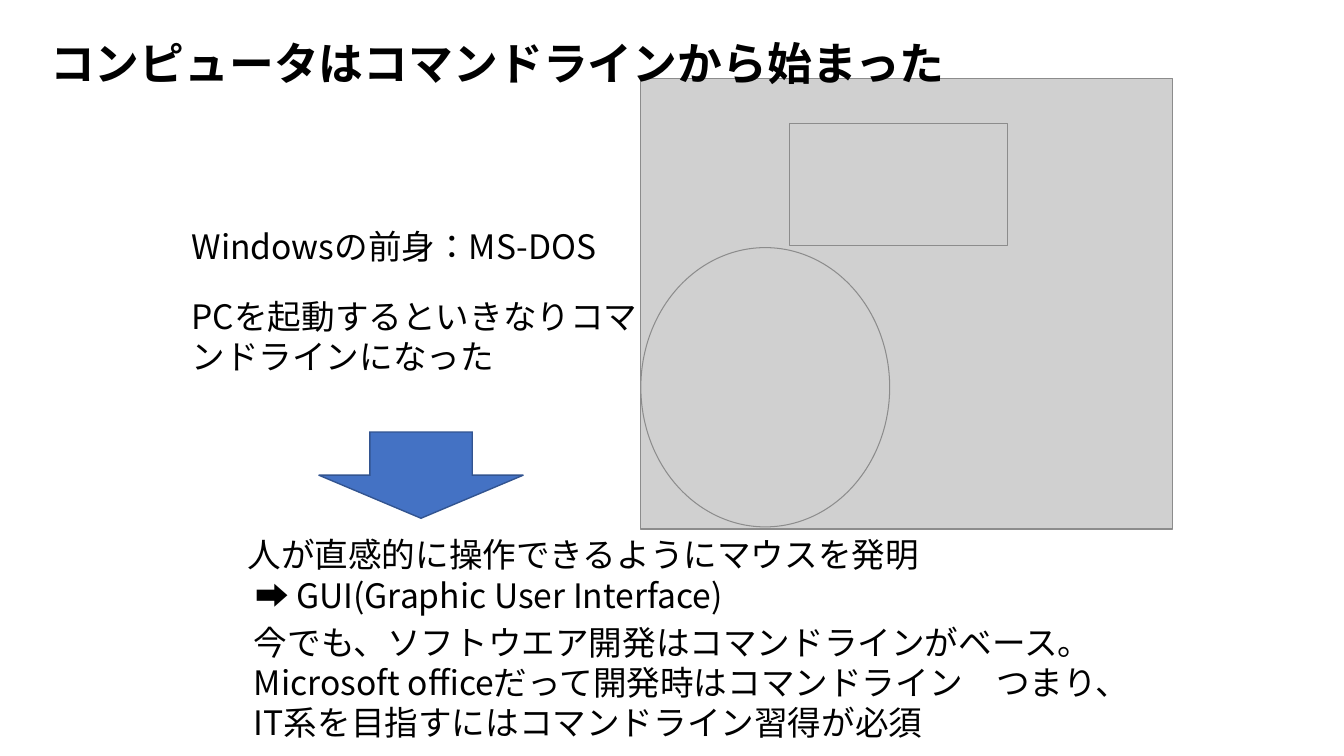
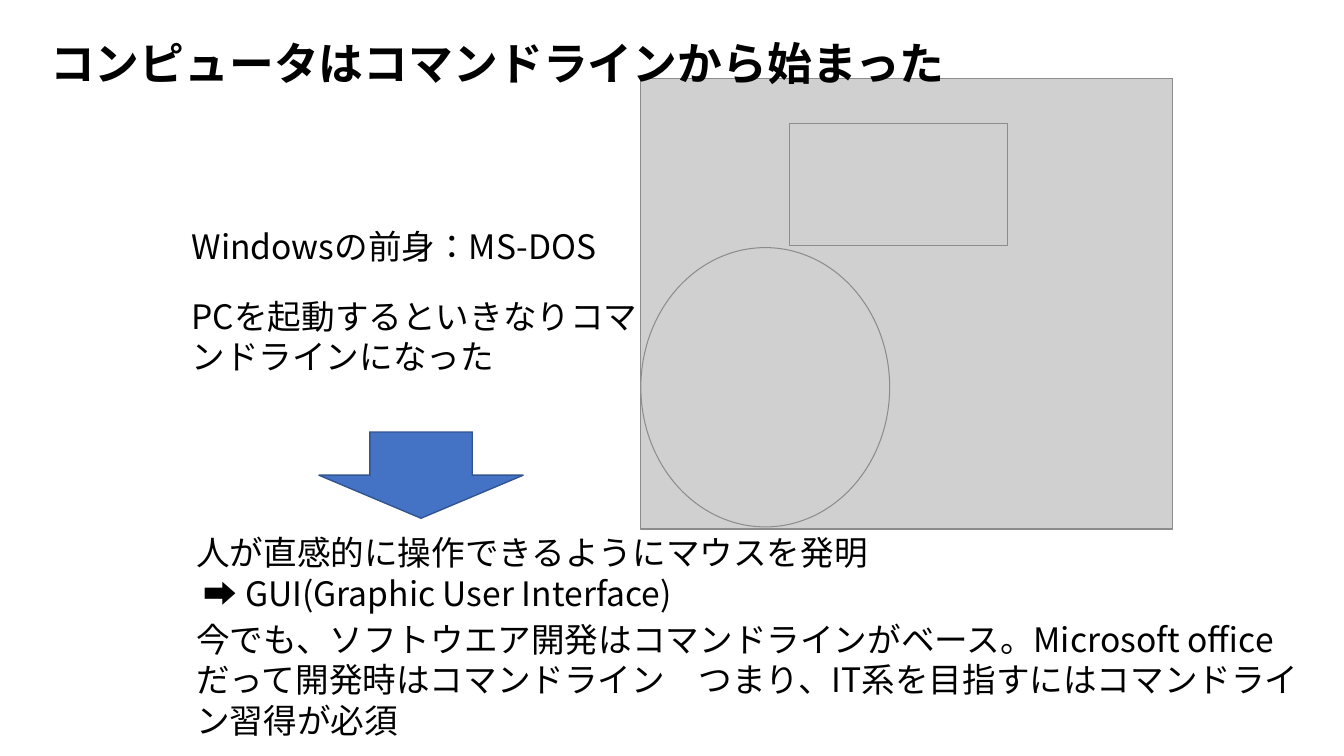
Before and after one commit to ueharaLab/bigdata2_system_and_python, a slide deck: slide 11 of bigdata2_system_and_python.pptx. Drawn at 1344x756 pixels with LibreOffice and Linux fonts; fonts in the diff are those of the drawing; grey boxes stand for pictures. Boxes give left, top, right and bottom in pixels: in the first picture for what was removed or moved away, otherwise in the second. Text is boxed around its words. In the diff, an @@ line names an element or a change of style, - is before the commit and + after.

```diff
--- a/bigdata2_system_and_python.pptx
+++ b/bigdata2_system_and_python.pptx
@@ text "人が直感的に操作できるようにマウスを発明": place and size @@
-text "人が直感的に操作できるようにマウスを発明" at [248,538,919,616]
+text "人が直感的に操作できるようにマウスを発明" at [196,536,867,614]
@@ text "今でも、ソフトウエア開発はコマンドラインがベース。Microsoft officeだって開発時はコマンドライン つまり、 ..." rewrapped from [254,626,1129,738] to [196,623,1299,695] @@
```
Also in this commit, not shown: 1 other slide changed, 1 other file.
